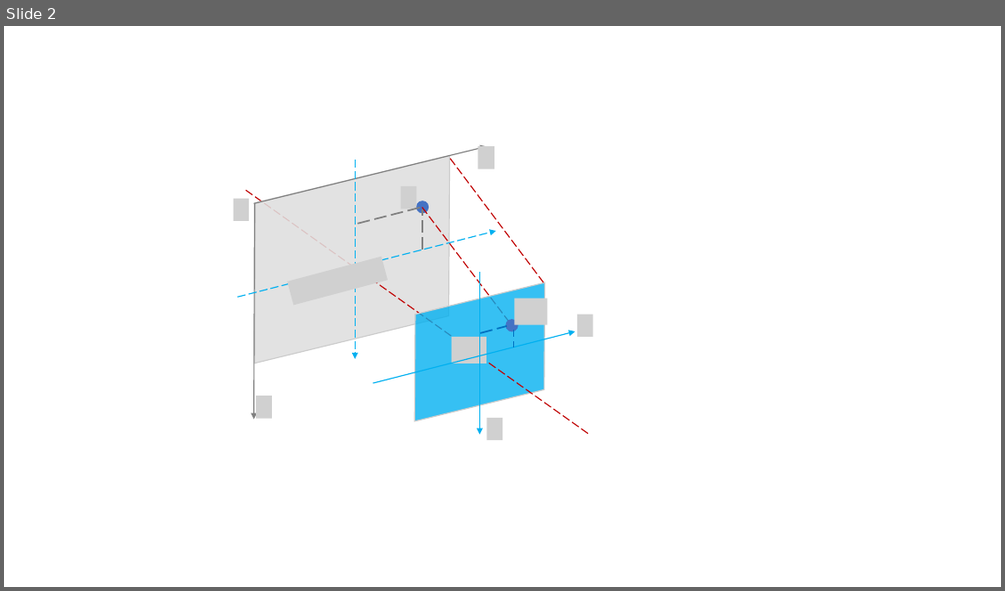
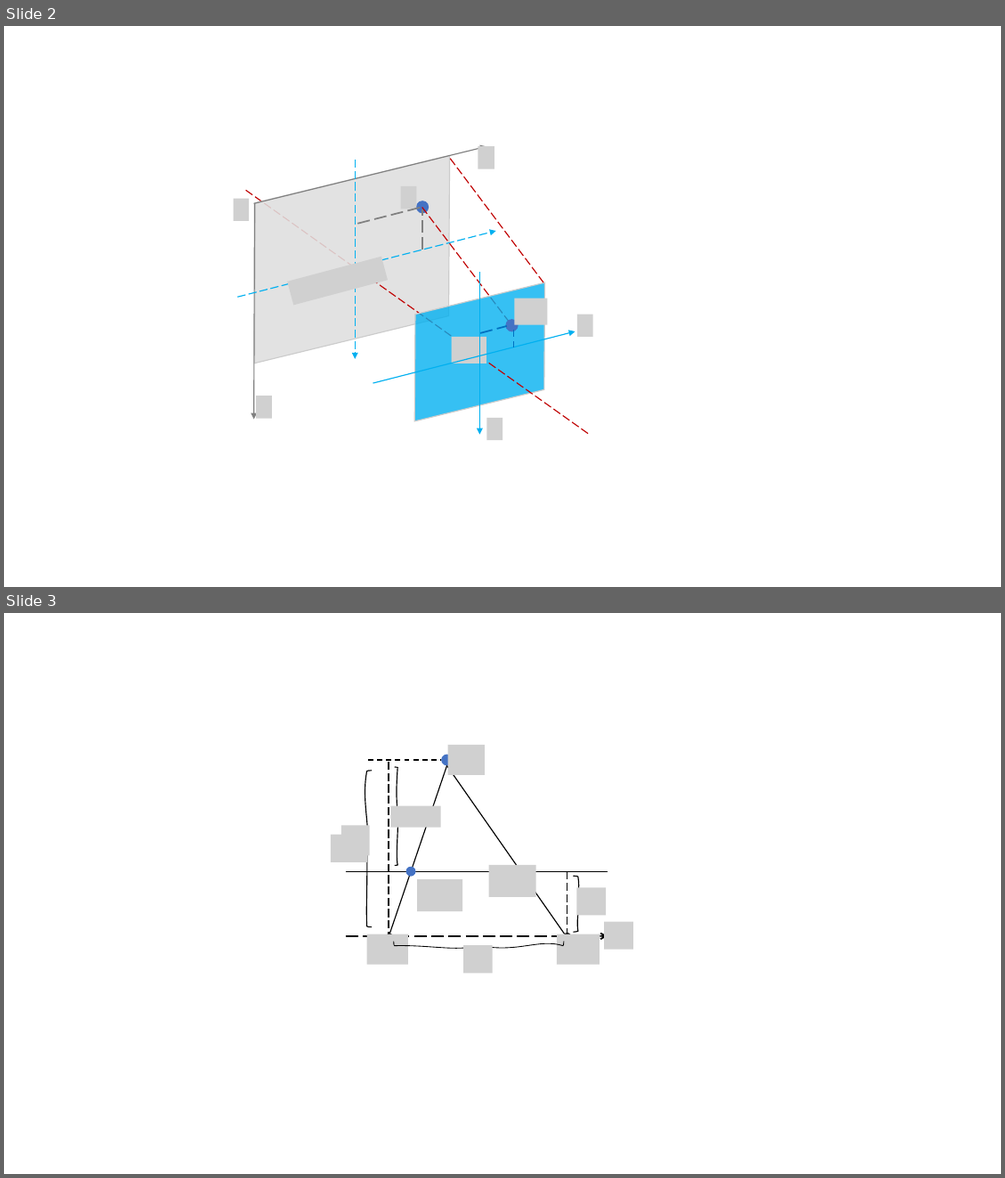
Before and after one commit to fseasy/blog, a slide deck: assets/posts/vslam/14-ch5/camera.pptx. Shown one above the other, each under a label of ours: slide 2 before the commit, slides 2 and 3 after it. The pictures are 1005x591 and 1005x1178 pixels, drawn with LibreOffice and Linux fonts; fonts in the diff are those of the drawing; grey boxes stand for pictures. Boxes give left, top, right and bottom in pixels: in the first picture for what was removed or moved away, otherwise in the second. Text is boxed around its words. In the diff, an @@ line names an element or a change of style, - is before the commit and + after.

```diff
--- a/assets/posts/vslam/14-ch5/camera.pptx
+++ b/assets/posts/vslam/14-ch5/camera.pptx
@@ slide 3 added at (4, 613, 1001, 1174), background #FFFFFF @@
@@ picture added at (448, 745, 485, 774) @@
@@ freeform shape added at (362, 771, 372, 927), outline #000000 1 pt @@
@@ line added from (368, 760) to (442, 760), #000000 1.25 pt dashed @@
@@ line added from (388, 762) to (388, 940), #000000 1 pt dashed @@
@@ line added from (446, 765) to (390, 933), #000000 1 pt @@
@@ freeform shape added at (395, 767, 400, 865), outline #000000 1 pt @@
@@ ellipse added at (442, 755, 453, 765), fill #4472C4 @@
@@ line added from (446, 765) to (565, 933), #000000 1 pt @@
@@ picture added at (341, 826, 370, 855) @@
@@ picture added at (390, 806, 441, 827) @@
@@ picture added at (331, 835, 367, 862) @@
@@ line added from (346, 872) to (607, 872), #000000 1.5 pt @@
@@ ellipse added at (406, 867, 416, 876), fill #4472C4 @@
@@ picture added at (417, 879, 462, 911) @@
@@ picture added at (488, 865, 535, 897) @@
@@ line added from (567, 872) to (567, 941), #000000 1 pt dashed @@
@@ freeform shape added at (573, 876, 582, 932), outline #000000 1 pt @@
@@ picture added at (577, 887, 606, 915) @@
@@ ellipse added at (563, 933, 572, 941), fill #000000 @@
@@ picture added at (605, 922, 633, 949) @@
@@ arrow added from (346, 936) to (607, 936), #000000 1.5 pt dashed @@
@@ picture added at (367, 933, 408, 964) @@
@@ ellipse added at (386, 933, 393, 941), fill #000000, outline #000000 1 pt @@
@@ freeform shape added at (394, 941, 564, 950), outline #000000 0.75 pt @@
@@ picture added at (463, 945, 493, 973) @@
@@ picture added at (557, 933, 599, 964) @@
```
Also in this commit, not shown: 3 other files.
